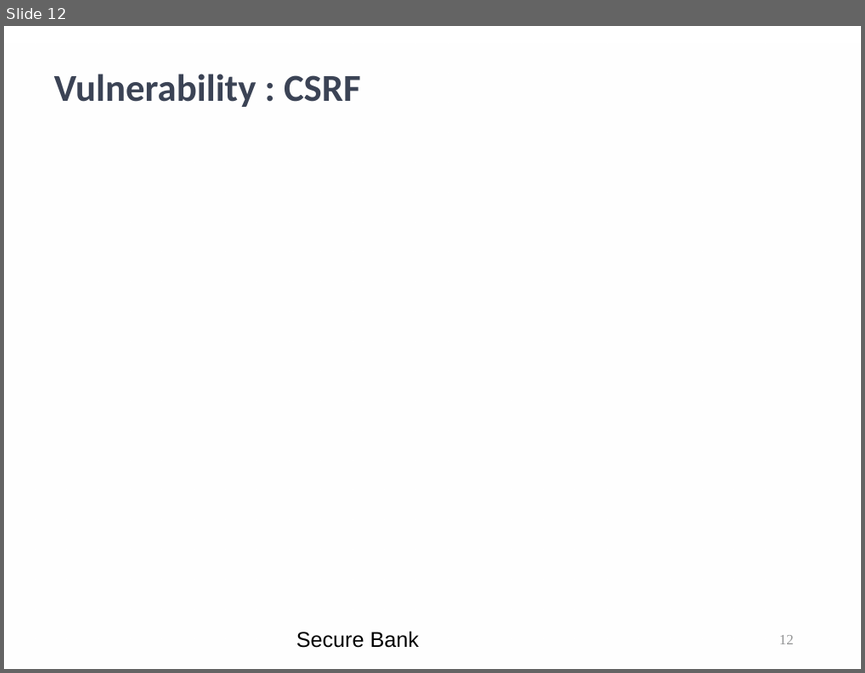
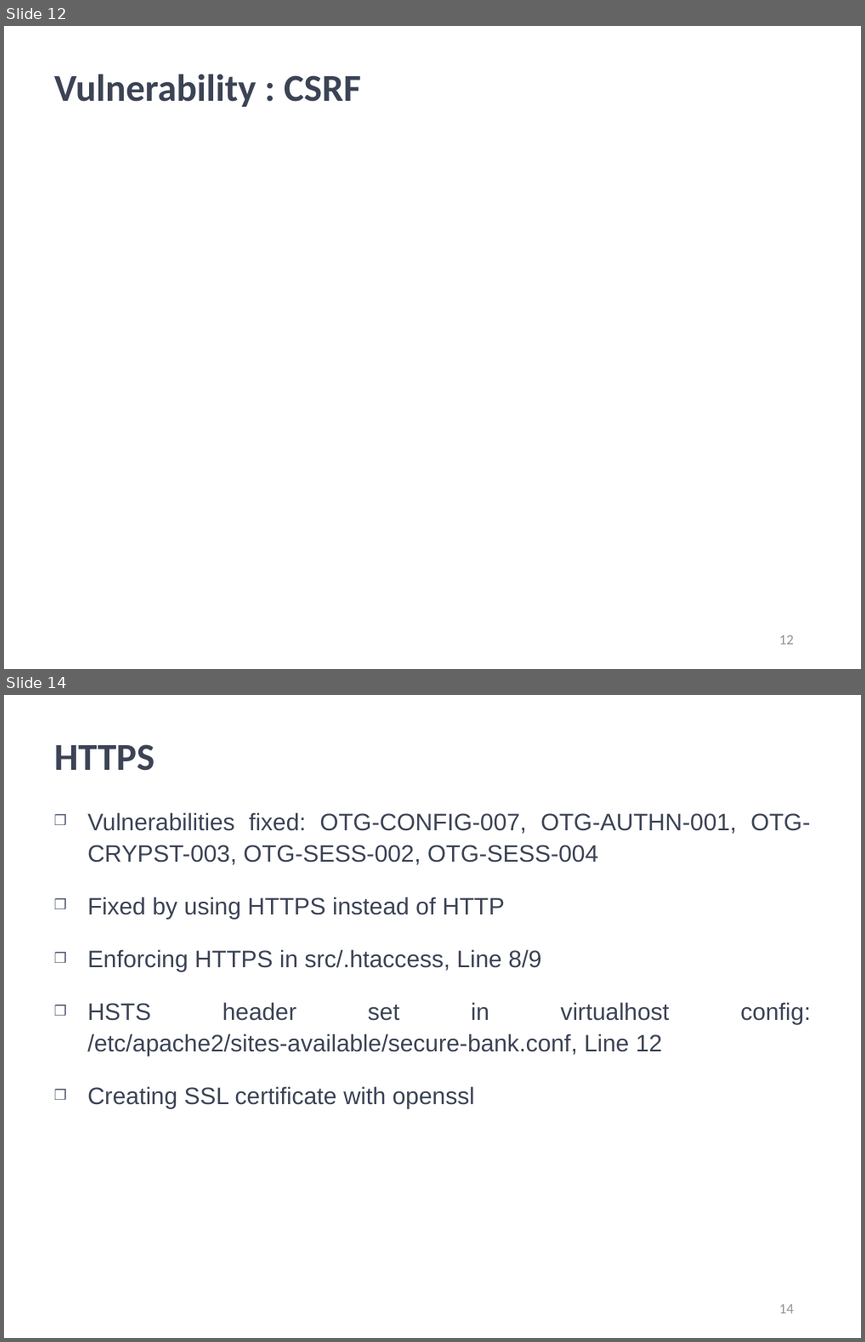
Before and after one commit to kwuerl/secure-coding-team-8, a slide deck: presentations/Phase3.ppt. Shown one above the other, each under a label of ours: slide 12 before the commit, slides 12 and 14 after it; the slides between them are not shown. The pictures are 865x673 and 865x1342 pixels, drawn with LibreOffice and Linux fonts; fonts in the diff are those of the drawing; background and template pictures are left out. Boxes give left, top, right and bottom in pixels: in the first picture for what was removed or moved away, otherwise in the second. Text is boxed around its words. In the diff, an @@ line names an element or a change of style, - is before the commit and + after.

```diff
--- a/presentations/Phase3.ppt
+++ b/presentations/Phase3.ppt
@@ slide 14 added at (4, 695, 861, 1338), background picture (left out) @@
@@ title added at (54, 744, 154, 771), 32 pt, text #3B4355, bold @@
+HTTPS
@@ text added at (87, 812, 810, 1108), 20 pt, text #3B4355 @@
+❒ Vulnerabilities fixed: OTG-CONFIG-007, OTG-AUTHN-001, OTG-CRYPST-003, OTG-SESS-002, OTG-SESS-004
+❒ Fixed by using HTTPS instead of HTTP
+❒ Enforcing HTTPS in src/.htaccess, Line 8/9
+❒ HSTS header set in virtualhost config: /etc/apache2/sites-available/secure-bank.conf, Line 12
+❒ Creating SSL certificate with openssl
@@ page number added at (779, 1304, 794, 1313), 12 pt, text #919293 @@
+14
@@ slide 12 changed as well @@
@@ rectangle removed at (4, 43, 861, 669) @@
@@ text removed at (296, 630, 419, 647) @@
-Secure Bank
@@ page number at (779, 635, 794, 644): font Times New Roman to Calibri @@
```
Also in this commit, not shown: 34 other slides changed, 12 other slides added, 1 slide removed.
